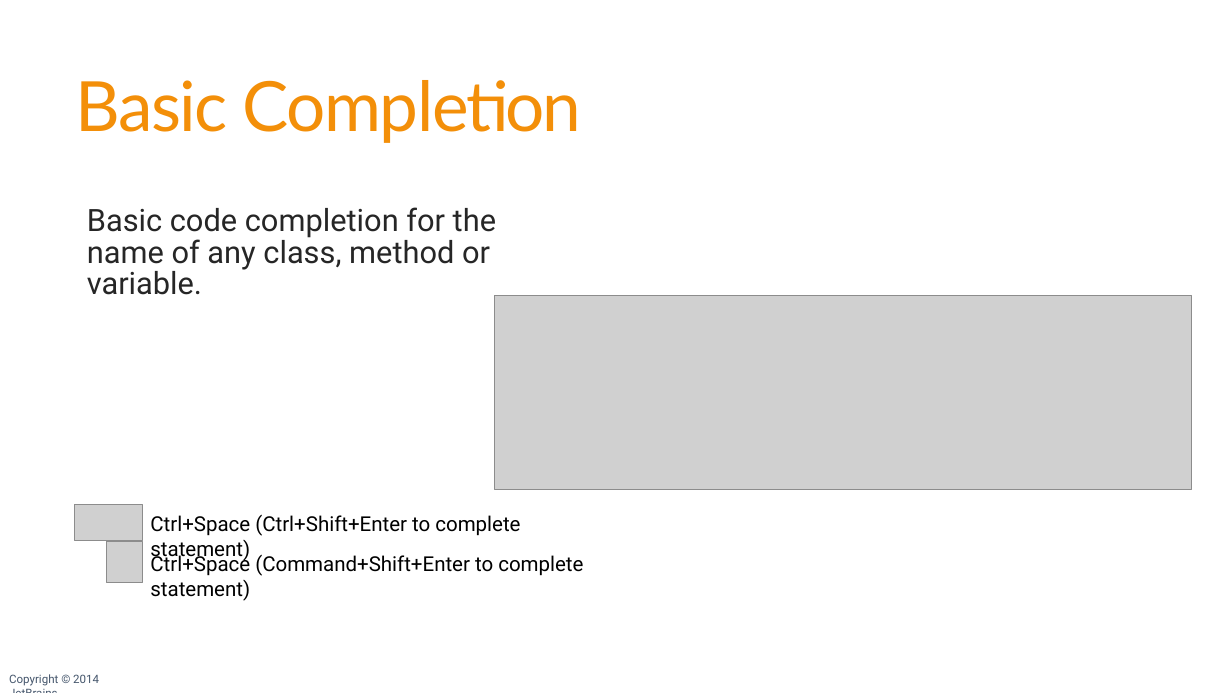
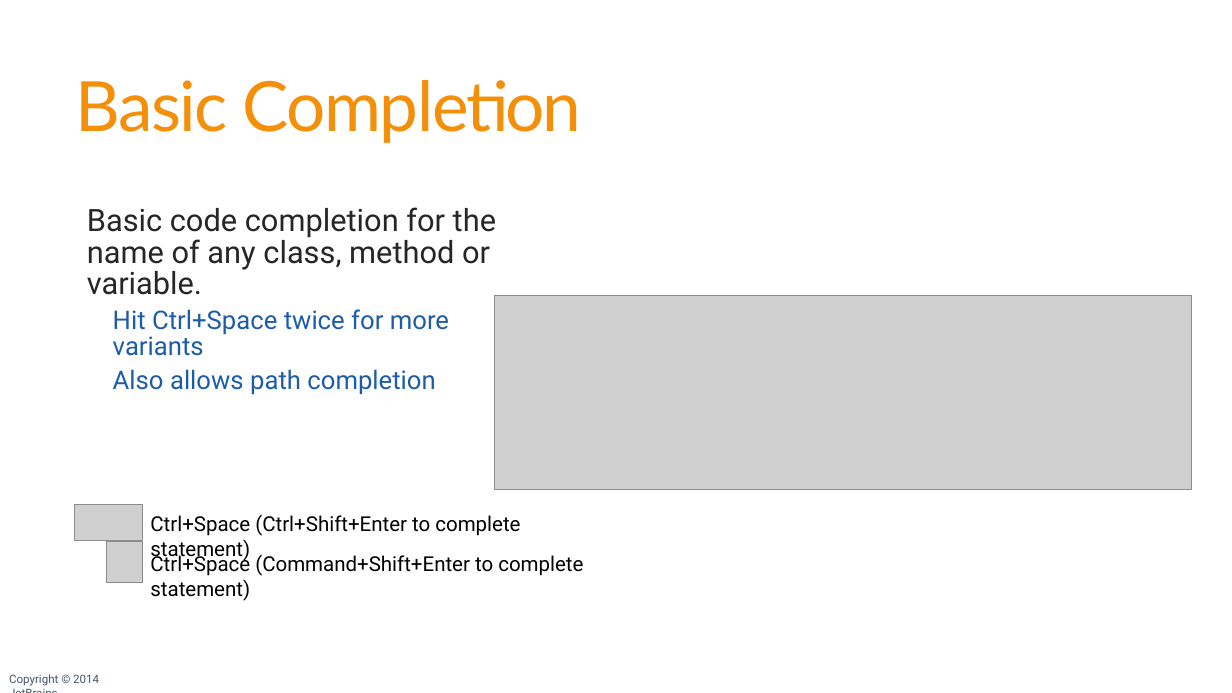
Before and after one commit to JetBrains/phpstorm-workshop, a slide deck: slide 34 of PhpStorm Workshop.pptx. Drawn at 1232x693 pixels with LibreOffice and Linux fonts; fonts in the diff are those of the drawing; grey boxes stand for pictures; background and template pictures are left out. Boxes give left, top, right and bottom in pixels: in the first picture for what was removed or moved away, otherwise in the second. Text is boxed around its words. In the diff, an @@ line names an element or a change of style, - is before the commit and + after.

```diff
--- a/PhpStorm Workshop.pptx
+++ b/PhpStorm Workshop.pptx
@@ text at (x1=113, y1=309, x2=449, y2=395): paragraphs added @@
+    Hit Ctrl+Space twice for more variants
+    Also allows path completion
```
Also in this commit, not shown: 14 other slides changed, 5 slides added, 2 slides removed, 1 other file.
